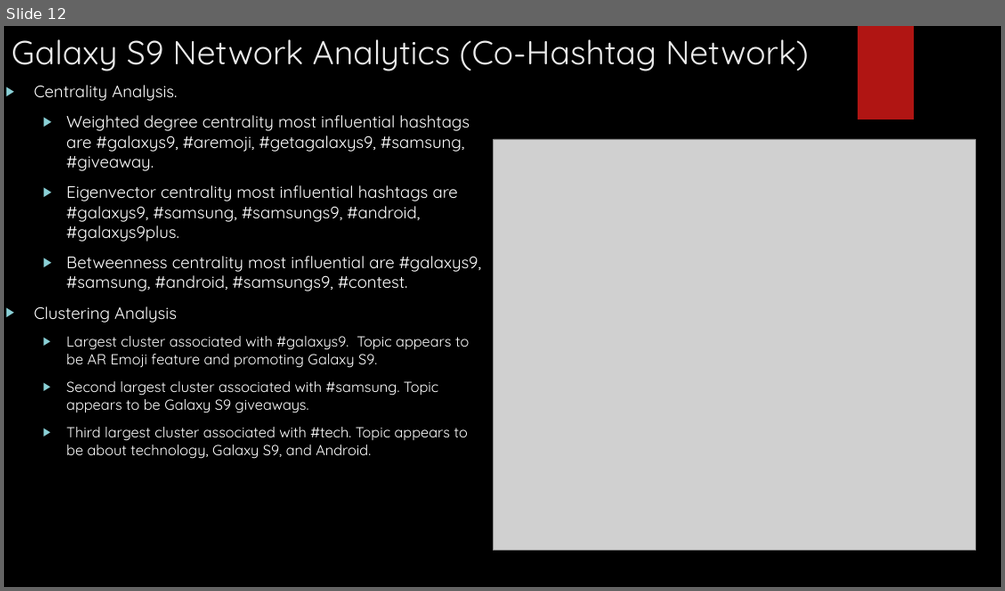
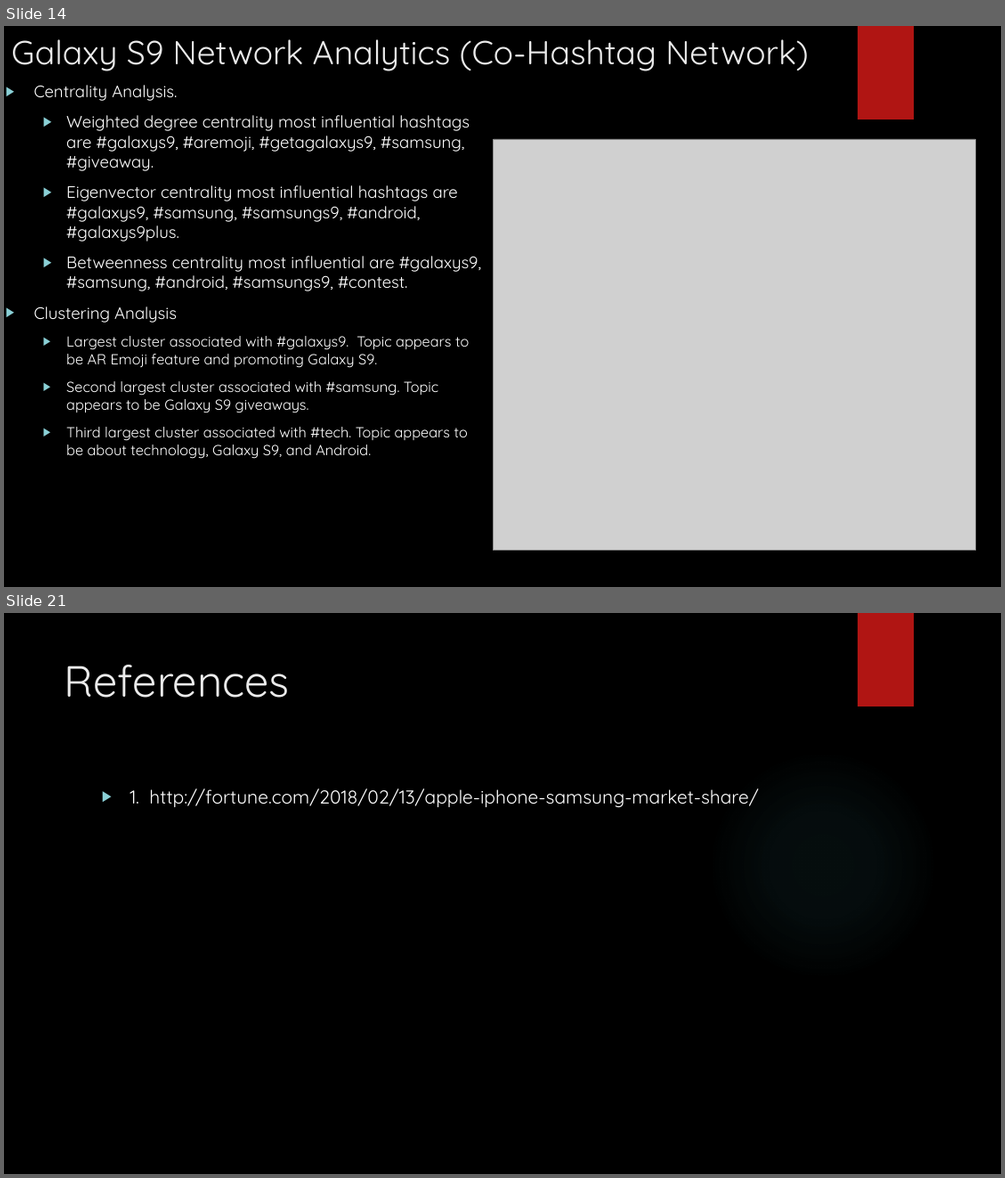
Before and after one commit to kevinbsc/FinalProject, a slide deck: FINAL_presentation_iphone_galaxy.pptx. Shown one above the other, each under a label of ours: slide 12 before the commit, slides 14 and 21 after it; the slides between them are not shown. The pictures are 1005x591 and 1005x1178 pixels, drawn with LibreOffice and Linux fonts; fonts in the diff are those of the drawing; grey boxes stand for pictures; background and template pictures are left out. Boxes give left, top, right and bottom in pixels: in the first picture for what was removed or moved away, otherwise in the second. Text is boxed around its words. In the diff, an @@ line names an element or a change of style, - is before the commit and + after.

```diff
--- a/FINAL_presentation_iphone_galaxy.pptx
+++ b/FINAL_presentation_iphone_galaxy.pptx
@@ slide 21 added at (x1=4, y1=613, x2=1001, y2=1174), background picture (left out); not listed: 1 template element that a slide beside it also shows @@
@@ title added at (x1=65, y1=665, x2=290, y2=698), 42 pt, text #EBEBEB @@
+References
@@ ellipse added at (x1=708, y1=750, x2=938, y2=981), fill gradient #50B9C1 @@
@@ text added at (x1=129, y1=788, x2=758, y2=808), 18 pt, text #FFFFFF @@
+▶ 1. http://fortune.com/2018/02/13/apple-iphone-samsung-market-share/
@@ what was slide 12 is now slide 14 @@
```
Also in this commit, not shown: 2 slides changed, 7 other slides added, 1 other file.
